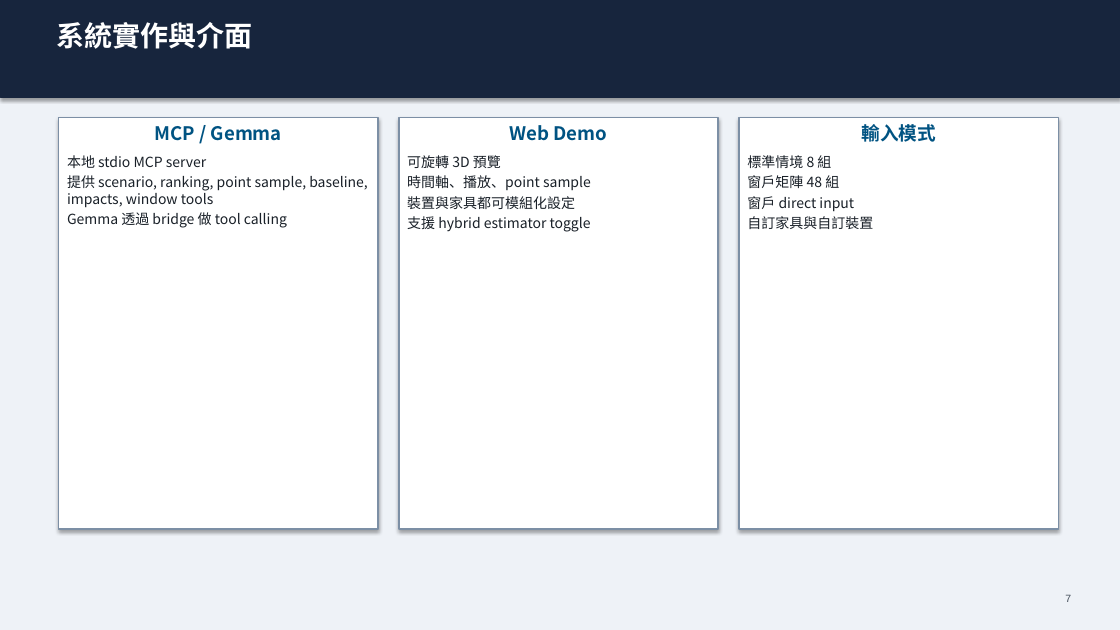
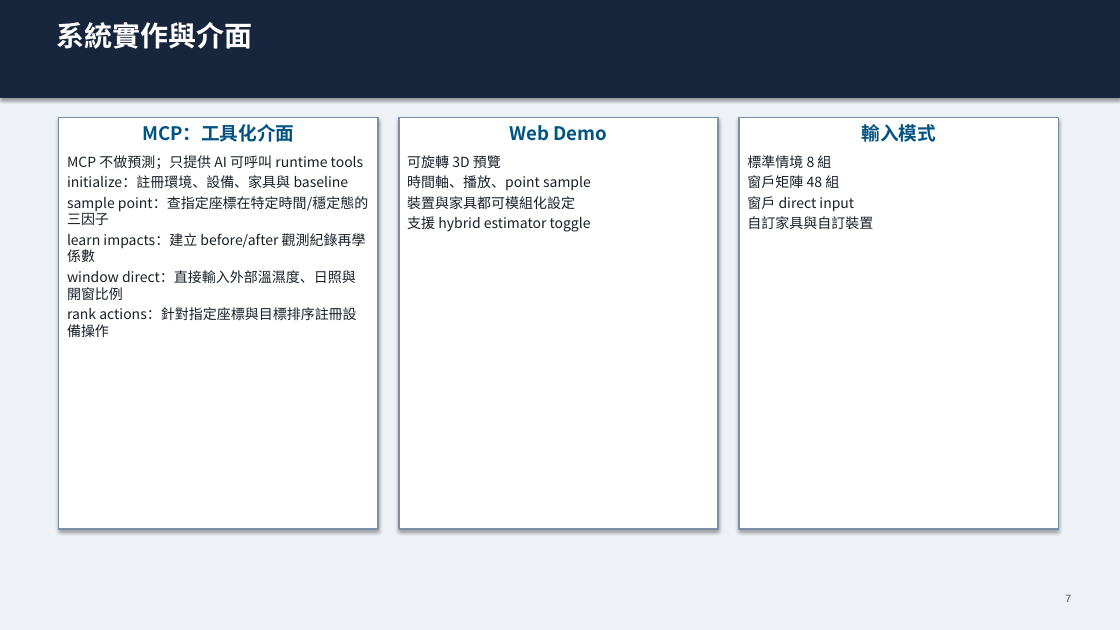
Before and after one commit to Yunitrish006006/A-Spatial-Digital-Twin-Prototype-for-Indoor-Spaces-with-Environmental-Factors, a slide deck: slide 7 of docs/papers/thesis/thesis_presentation_zh.pptx. Drawn at 1120x630 pixels with LibreOffice and Linux fonts; fonts in the diff are those of the drawing. Boxes give left, top, right and bottom in pixels: in the first picture for what was removed or moved away, otherwise in the second. Text is boxed around its words. In the diff, an @@ line names an element or a change of style, - is before the commit and + after.

```diff
--- a/docs/papers/thesis/thesis_presentation_zh.pptx
+++ b/docs/papers/thesis/thesis_presentation_zh.pptx
@@ text in rectangle at (67, 124, 368, 337): text changed @@
-MCP / Gemma
-本地 stdio MCP server
-提供 scenario, ranking, point sample, baseline, impacts, window tools
-Gemma 透過 bridge 做 tool calling
+MCP：工具化介面
+MCP 不做預測；只提供 AI 可呼叫 runtime tools
+initialize：註冊環境、設備、家具與 baseline
+sample point：查指定座標在特定時間/穩定態的三因子
+learn impacts：建立 before/after 觀測紀錄再學係數
+window direct：直接輸入外部溫濕度、日照與開窗比例
+rank actions：針對指定座標與目標排序註冊設備操作
```
Also in this commit, not shown: 1 other slide changed, 24 other files.
